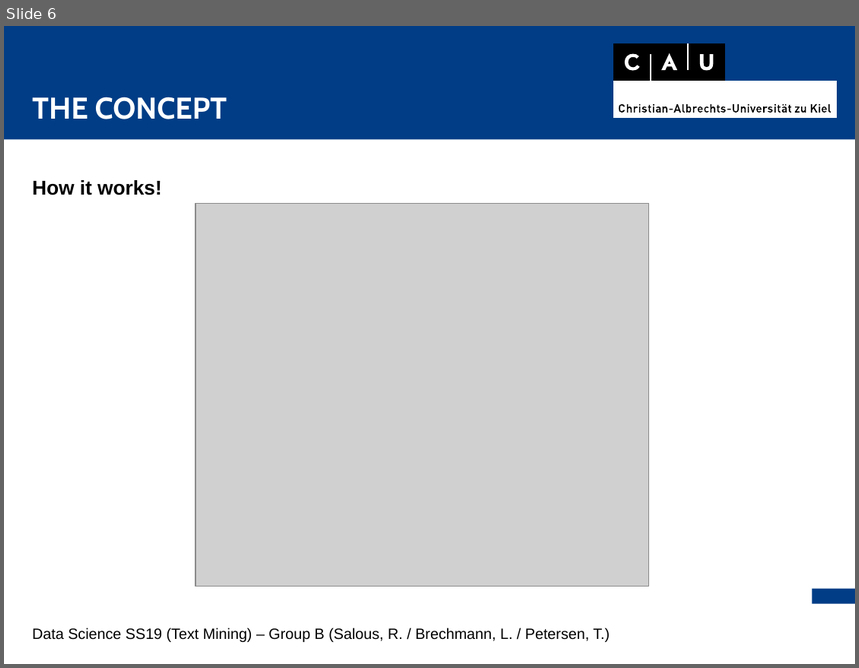
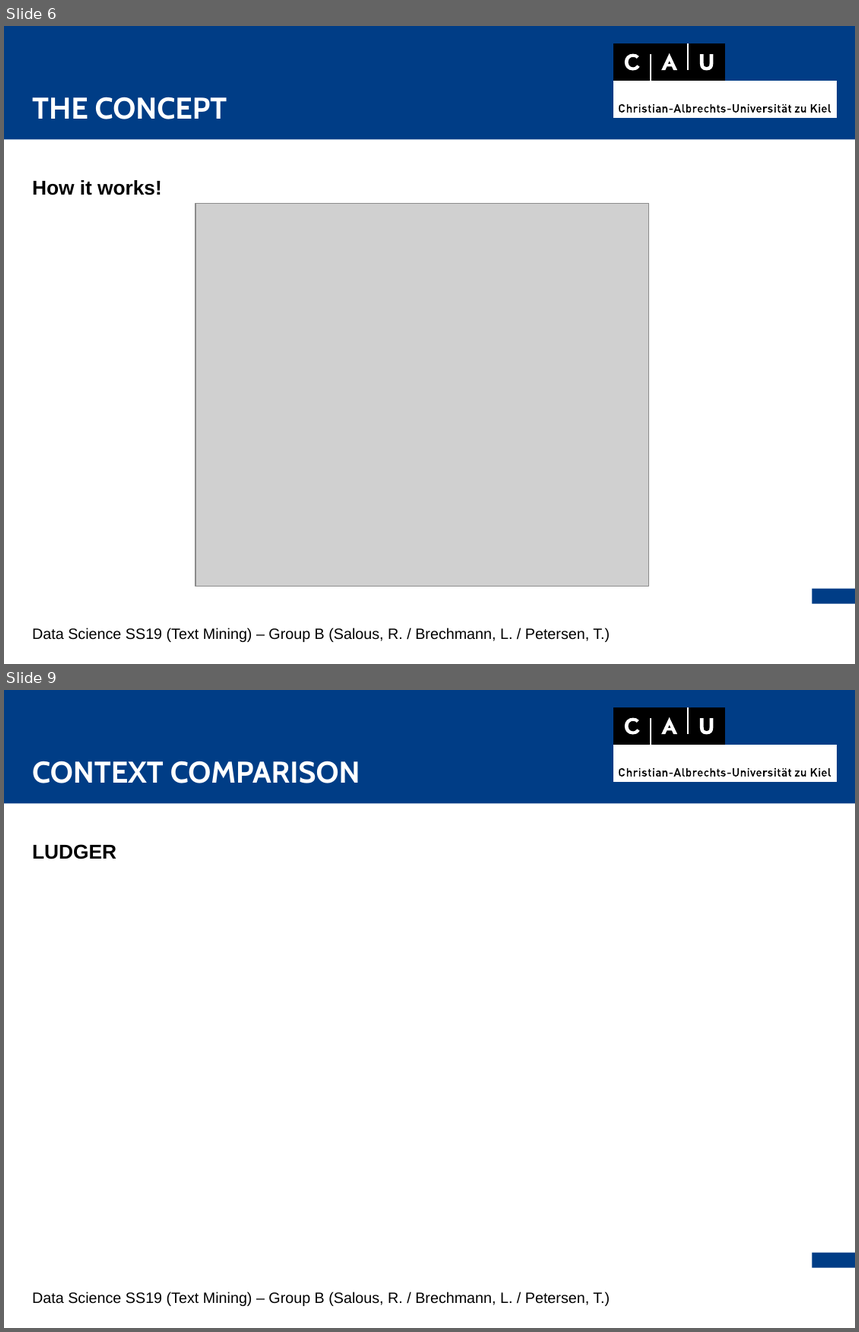
Before and after one commit to thorge/concept-ranking, a slide deck: presentation/pres.odp. Shown one above the other, each under a label of ours: slide 6 before the commit, slides 6 and 9 after it; the slides between them are not shown. The pictures are 859x668 and 859x1332 pixels, drawn with LibreOffice and Linux fonts; fonts in the diff are those of the drawing; grey boxes stand for pictures. Boxes give left, top, right and bottom in pixels: in the first picture for what was removed or moved away, otherwise in the second. Text is boxed around its words. In the diff, an @@ line names an element or a change of style, - is before the commit and + after.

```diff
--- a/presentation/pres.odp
+++ b/presentation/pres.odp
@@ slide 9 added at bbox=[4, 690, 855, 1328], background #FFFFFF; not listed: 10 template elements that a slide beside it also shows @@
@@ text added at bbox=[32, 761, 360, 783], 24 pt, text #FFFFFF, bold @@
+CONTEXT COMPARISON
@@ text added at bbox=[32, 844, 116, 859], 16 pt, text #000000, bold @@
+LUDGER
@@ text added at bbox=[32, 1292, 610, 1306], 12 pt, text #000000 @@
+Data Science SS19 (Text Mining) – Group B (Salous, R. / Brechmann, L. / Petersen, T.)
```
Also in this commit, not shown: 2 slides changed, 3 other slides added.
